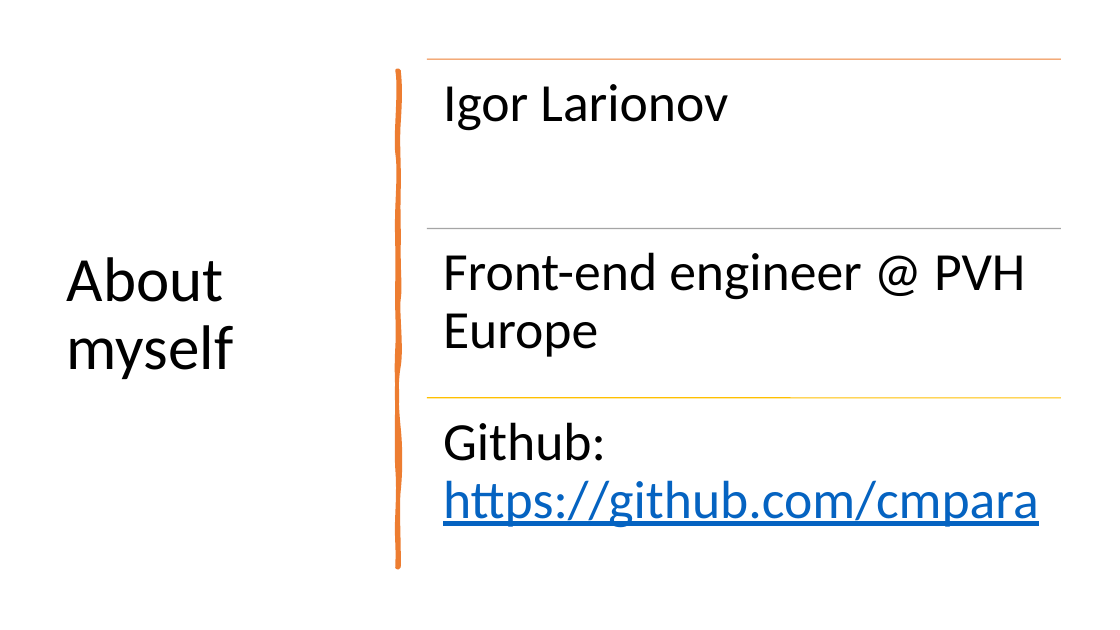
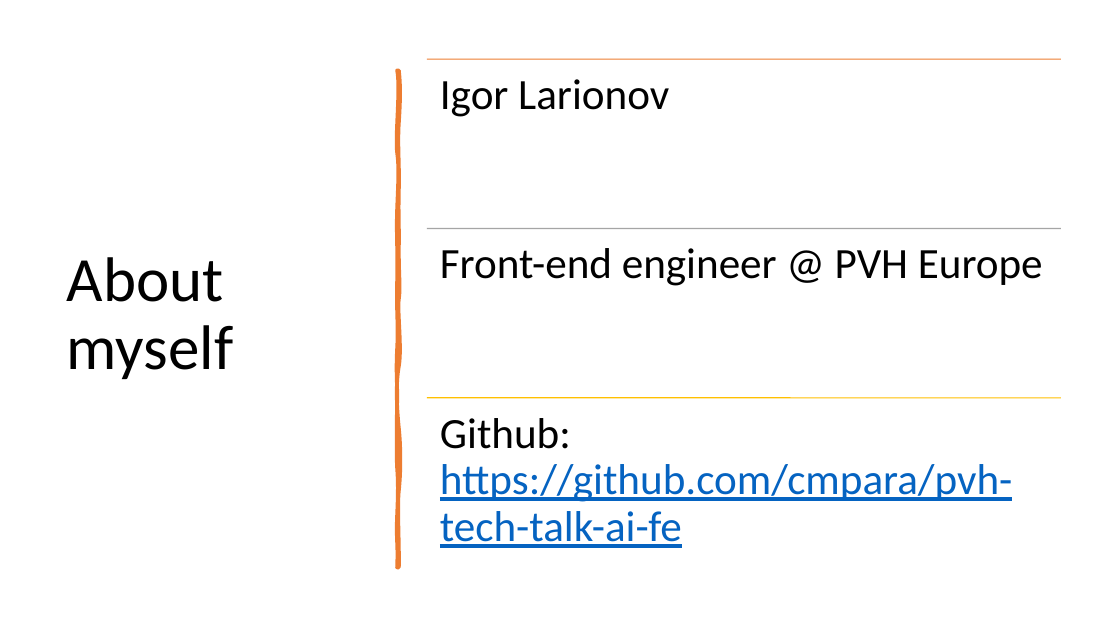
Before and after one commit to cmpara/pvh-tech-talk-ai-fe, a slide deck: slide 2 of AI and ML in FE.pptx. Drawn at 1120x630 pixels with LibreOffice and Linux fonts; fonts in the diff are those of the drawing. Boxes give left, top, right and bottom in pixels: in the first picture for what was removed or moved away, otherwise in the second. Text is boxed around its words. In the diff, an @@ line names an element or a change of style, - is before the commit and + after.

Commit message:
update links

```diff
--- a/AI and ML in FE.pptx
+++ b/AI and ML in FE.pptx
@@ text "Igor Larionov" at box(440, 79, 669, 117): size 46 to 37 pt; less space between paragraphs @@
@@ text "Front-end engineer @ PVH Europe" at box(440, 248, 1043, 286): size 46 to 37 pt; less space between paragraphs @@
@@ text at box(440, 418, 1013, 548): text changed; size 46 to 37 pt @@
-Github: https://github.com/cmpara
+Github: https://github.com/cmpara/pvh-tech-talk-ai-fe
```
